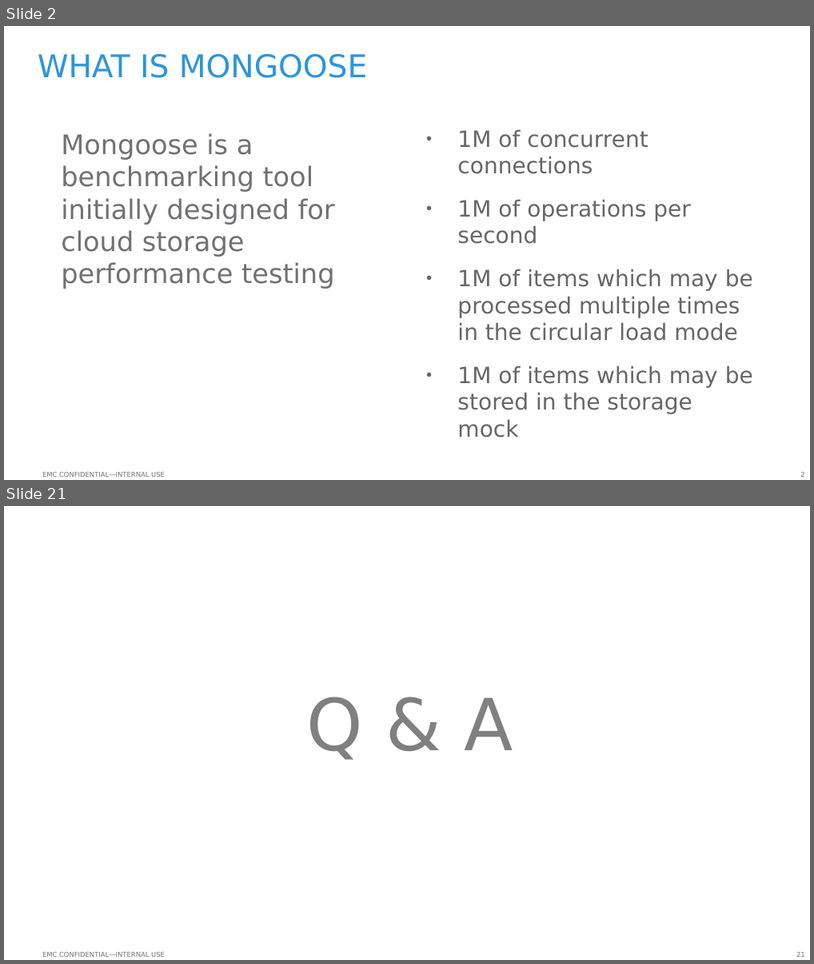
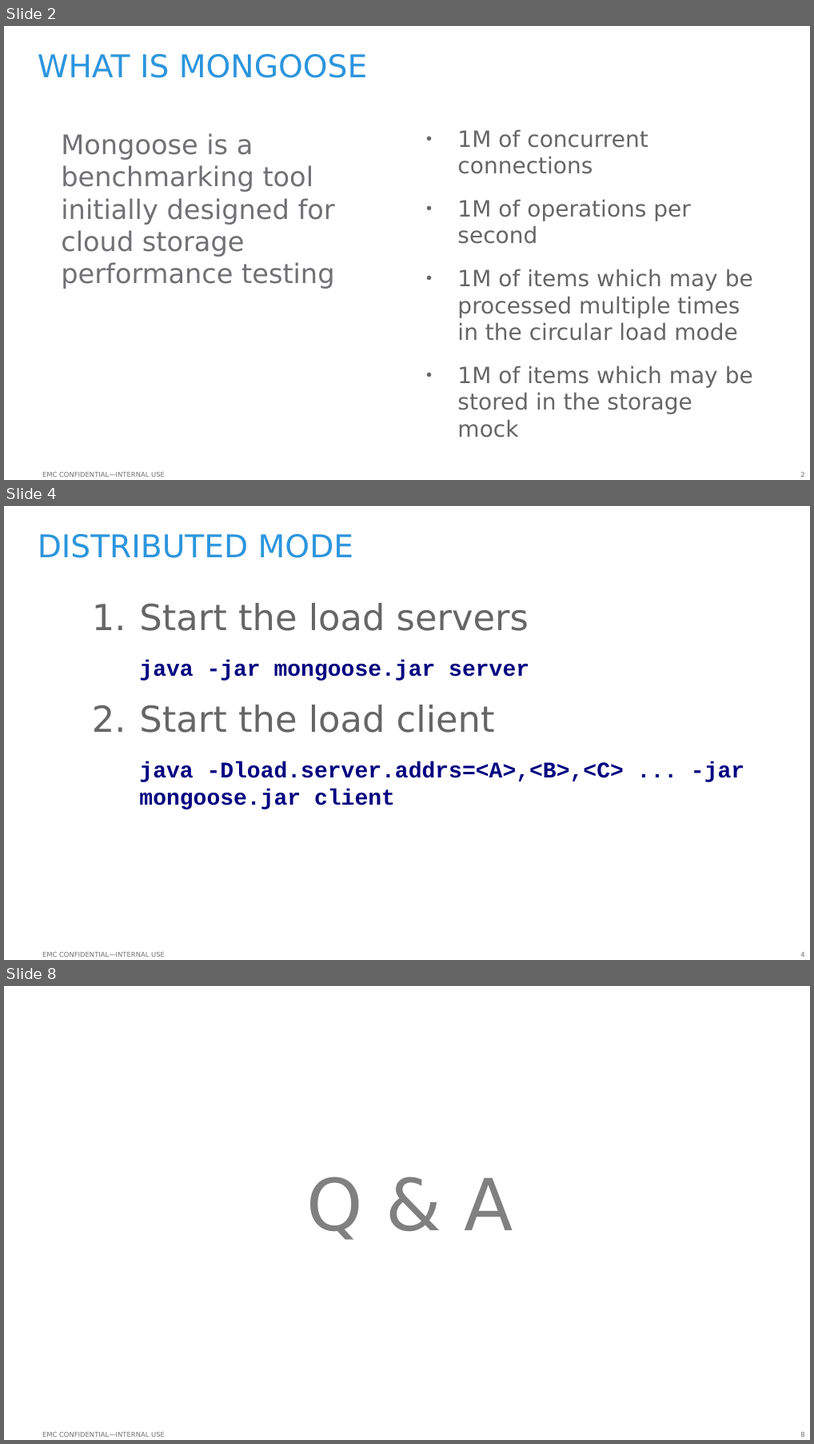
Before and after one commit to emc-mongoose/mongoose, a slide deck: doc/emcmongoosev2.odp. Shown one above the other, each under a label of ours: slides 2 and 21 before the commit, slides 2, 4 and 8 after it; the slides between them are not shown. The pictures are 814x964 and 814x1444 pixels, drawn with LibreOffice and Linux fonts; fonts in the diff are those of the drawing; background and template pictures are left out. Boxes give left, top, right and bottom in pixels: in the first picture for what was removed or moved away, otherwise in the second. Text is boxed around its words. In the diff, an @@ line names an element or a change of style, - is before the commit and + after.

```diff
--- a/doc/emcmongoosev2.odp
+++ b/doc/emcmongoosev2.odp
@@ slide 4 added at bbox=[4, 506, 810, 960], background #FFFFFF; not listed: 2 template elements that a slide beside it also shows @@
@@ title added at bbox=[38, 534, 354, 558], 28 pt, text #2C95DD @@
+DISTRIBUTED MODE
@@ text added at bbox=[139, 603, 745, 809], 20 pt, text #000080, bold @@
+1. Start the load servers
+java -jar mongoose.jar server
+1. Start the load client
+java -Dload.server.addrs=<A>,<B>,<C> ... -jar mongoose.jar client
@@ what was slide 21 is now slide 8 @@
@@ page number at bbox=[801, 1432, 805, 1436]: text changed @@
-21
+8
```
Also in this commit, not shown: 2 slides changed, 2 other slides added, 16 slides removed, 6 other files.
